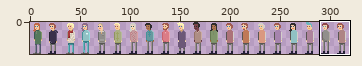
Two versions of one sprite sheet, img/Characters.png. Above, an overview of the earlier version with the close-up marked.
Close-up. First the earlier version:
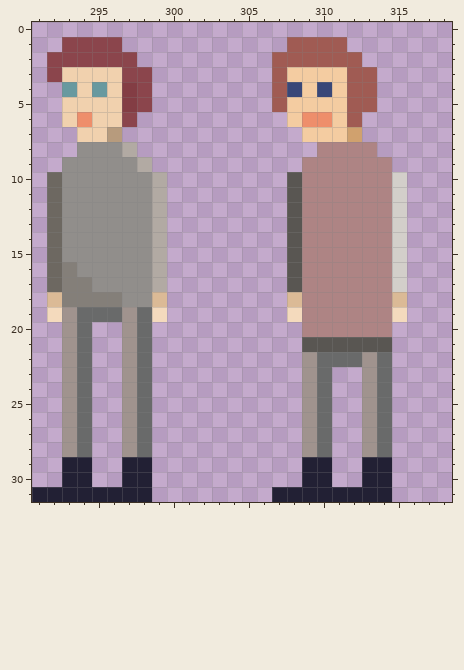
The file is 1920x192 pixels, drawn in blocks of 6x6; one block is one cell here. Colours within 5 levels of each other are drawn and written as one. Shown: x 291..318, y 0..31. The commit also changed other parts of the picture, which this record leaves out.
After the commit:
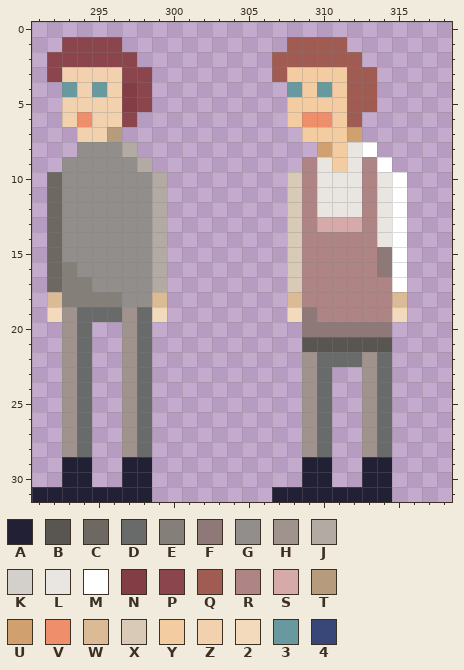
Palette (. is transparent): A #222034  B #595652  C #6d6861  D #696a6a  E #847f79  F #8e7878  G #918e8b  H #a0938e  J #b2aaa3  K #d3cfca  L #e9e6e2  M #ffffff  N #833d44  P #8b454c  Q #a05b53  R #ae8484  S #d7aaaa  T #b79b7d  U #d0a16e  V #ee8e6b  W #dbba96  X #d8cab7  Y #f4cca1  Z #f1d1ae  2 #f4dabd  3 #68999f  4 #394778
From old to new:
y 4: x 307..308 Q4 -> .3; x 310 4 -> 3
y 5: x 307 Q -> .
y 8: x 310..313 RRRR -> UYLM
y 9: x 310..312 RRR -> LYL; x 314 R -> M
y 10..12: x 308 B -> X; x 310..312 RRR -> LLL; x 314..315 RK -> LM
y 13: x 308 B -> X; x 310..312 RRR -> SSS; x 314..315 RK -> LM
y 14: x 308 B -> X; x 314..315 RK -> LM
y 15..16: x 308 B -> X; x 314..315 RK -> FM
y 17: x 308 B -> X; x 315 K -> M
y 19: x 309 R -> F
y 20: x 309..314 RRRRRR -> FFFFFF
Where, in picture pixels (left, top, right, bottom), the same in both close-ups:
changed: (272, 82, 407, 337)
